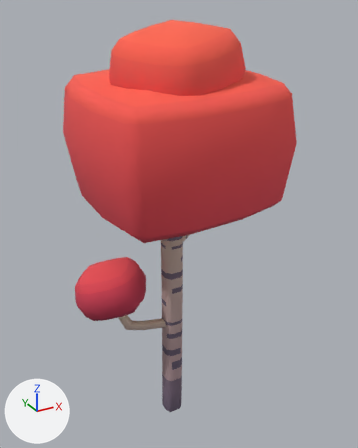
The glTF model public/models/trees/birch_red.glb as it was, and as the next commit left it.
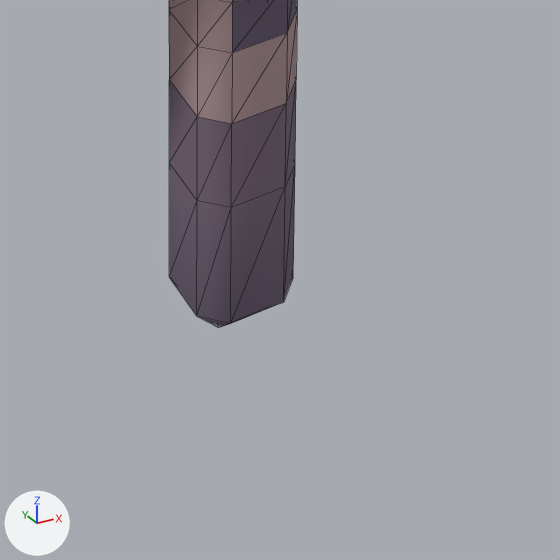
Each version appears first whole from a 50 mm lens placed at (-23.17, -44.06, 44.7), pointed at (2.15, 1.98, 21.68), and next in a close-up on the part from 38% to 62% of the width and 81% to 100% of the height. Lighting does not change. The marker at lower left points along +X, +Y and +Z. The close-ups show mesh edges as thin lines. Where no turn or scale is listed for an object, it has been applied to the vertices. Vertices at the same position are counted once.

Script lines for the objects in view, before the commit:
```python
me_birch_tree_sc_free_birch_red_mat_0 = bpy.data.meshes.new('birch_tree_SC_free_birch_red_mat_0')
me_birch_tree_sc_free_birch_red_mat_0.from_pydata(...)  # 896 vertices, 1752 faces; spans x -10.3..16.0, y -11.9..12.3, z -3.2..43.6
me_birch_tree_sc_free_birch_red_mat_0.materials.append(mat_birch_red_mat)  # picture img_image_0
ob_birch_tree_sc_free_birch_red_mat_0 = bpy.data.objects.new('birch_tree_SC_free_birch_red_mat_0', me_birch_tree_sc_free_birch_red_mat_0)
ob_birch_tree_sc_free_birch_red_mat_0.location = (0.0, 0.0, 0.0)
```
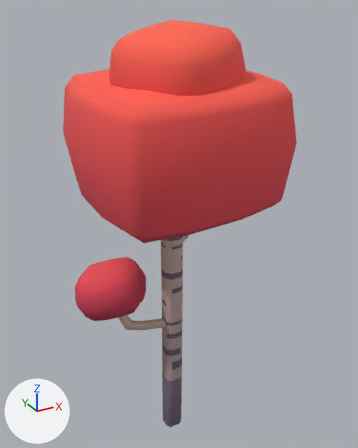
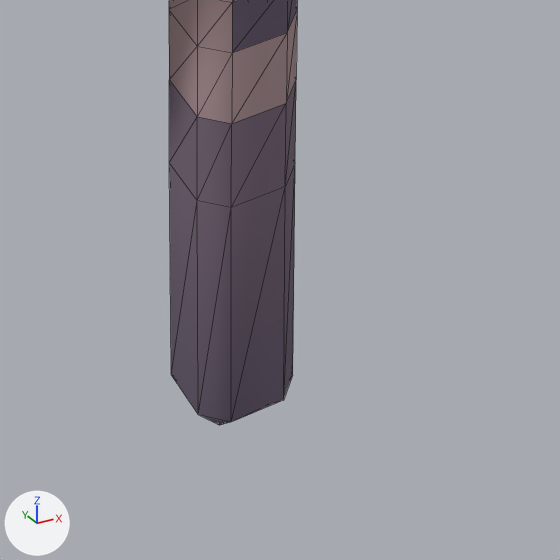
The newer file is also rescaled (x1.005), turned or shifted as a whole; pictures and numbers use the older file's frame.

The edits, one by one:
me_birch_tree_sc_free_birch_red_mat_0 has 896 vertices, 1752 faces and spans x -10.3..16.0, y -11.9..12.3, z -3.2..43.6.
me_birch_tree_sc_free_birch_red_mat_0 is used by ob_birch_tree_sc_free_birch_red_mat_0; location (0.0, 0.0, 0.0).
me_birch_tree_sc_free_birch_red_mat_0 part 1: all 12 vertices in x -1.1..1.1, y -1.1..1.1, z -3.2..-2.7 are moved by (0.0, 0.0, -2.6).

Changed parts and their boxes [x1, y1, x2, y2] in the close-ups (560 x 560 px; the box of a moved part takes in the faces that stretch with it):
'birch_tree_SC_free_birch_red_mat_0', reshaped: before [169, 0, 297, 327]; after [169, 0, 297, 425]
part 1 of me_birch_tree_sc_free_birch_red_mat_0, moved or reshaped: before [169, 163, 295, 327]; after [169, 163, 295, 425]
